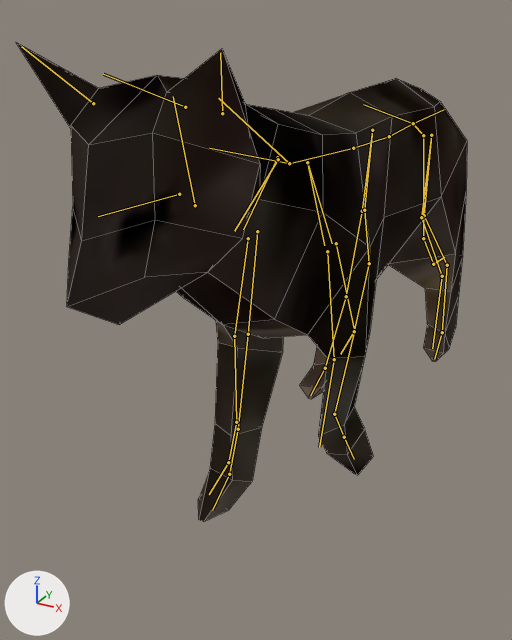
Two versions of the Blender file models/cat/cat.blend, one commit apart.
Camera for both pictures: a 50 mm camera at (19.1, -50.3, 31.8) aimed at (-5.5, -5.6, 9.5). Arrows for +X, +Y and +Z are at lower left; the lights stay in place. The first picture is the older version. Both versions are drawn at frame 50 of the action 'Caminar'; the numbers are the values there. The bones that change, and the others that lie on the model, are drawn over the model as lines. Mesh edges are drawn as thin lines.

The first picture shows 'ORIGAMI_Chat'.
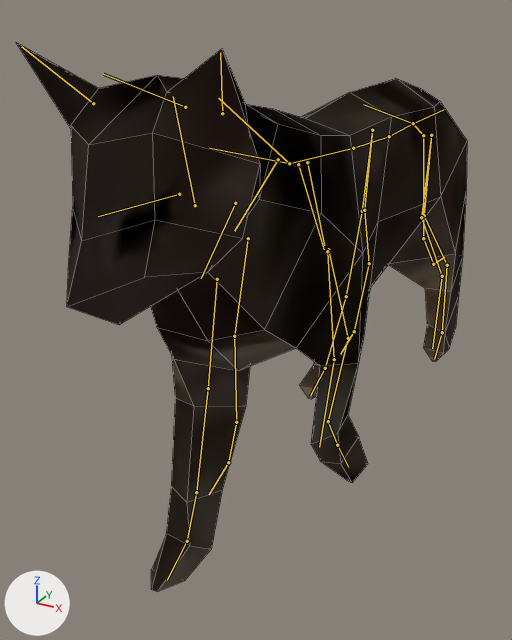
Pixel boxes [x1, y1, x2, y2] of what changed, in the pictures (512 x 640 px):
'ORIGAMI_Chat', posed (15% taller): before [17, 43, 467, 521]; after [17, 43, 467, 592]
bone 'shoulder.L', root to tip: before (307, 160) to (332, 243); after (298, 164) to (324, 249)
bone 'shoulder.R', root to tip: before (277, 157) to (243, 229); after (235, 203) to (201, 278)
bone 'f_toe.R', root to tip: before (229, 474) to (212, 510); after (187, 541) to (167, 580)

What the commit changed:
Bone 'shoulder.L' (bone_shoulder_l) moves from (0.0, 0.0, 0.0) to (0.4, 0.2, 1.0).
Bone 'shoulder.R' (bone_shoulder_r) moves from (0.0, 0.0, 0.0) to (-2.4, 2.1, 4.4).
Bone 'f_toe.R' (bone_f_toe_r) turns from (-4, 0, 0) to (7, 0, 2) degrees about its own x, y and z.
